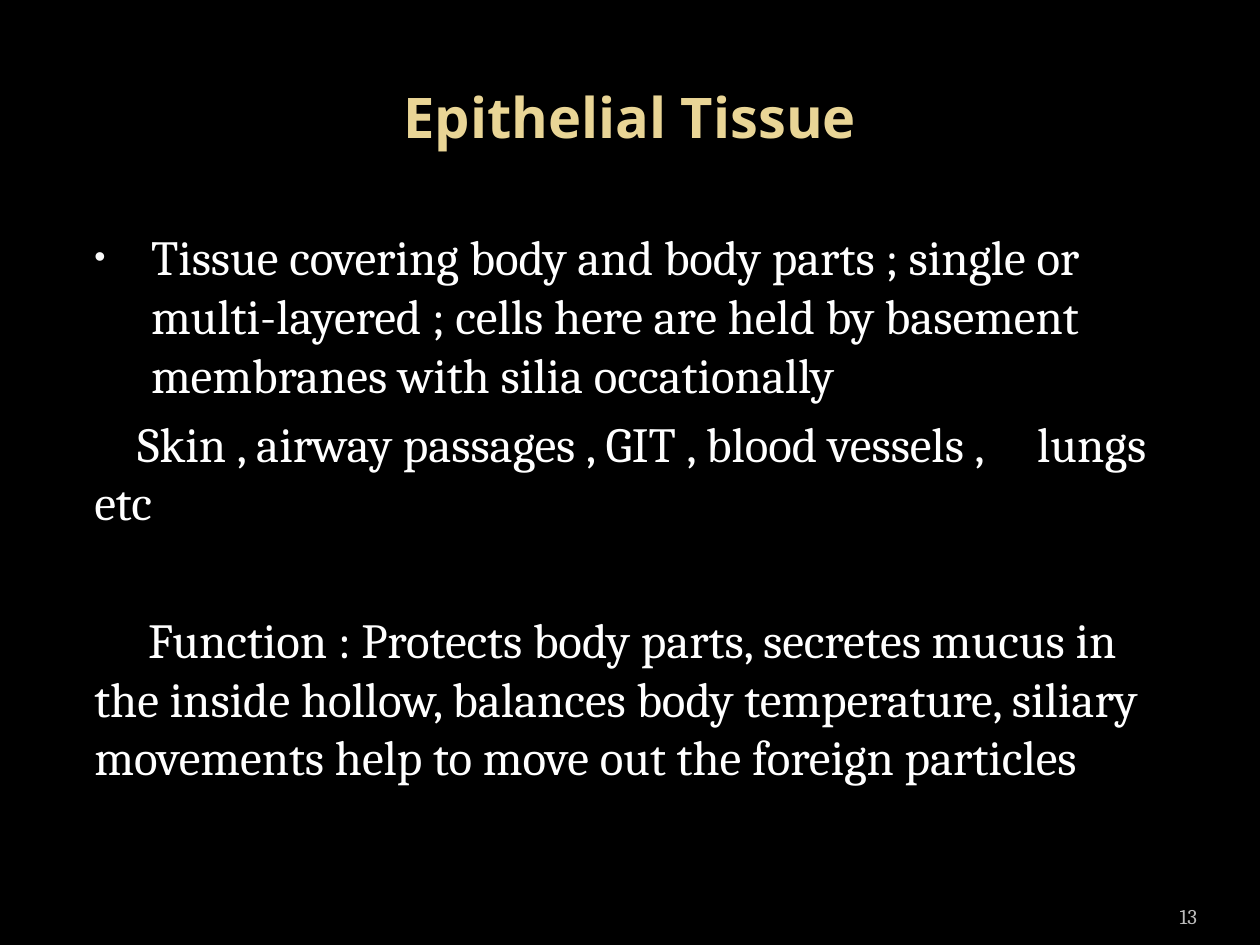
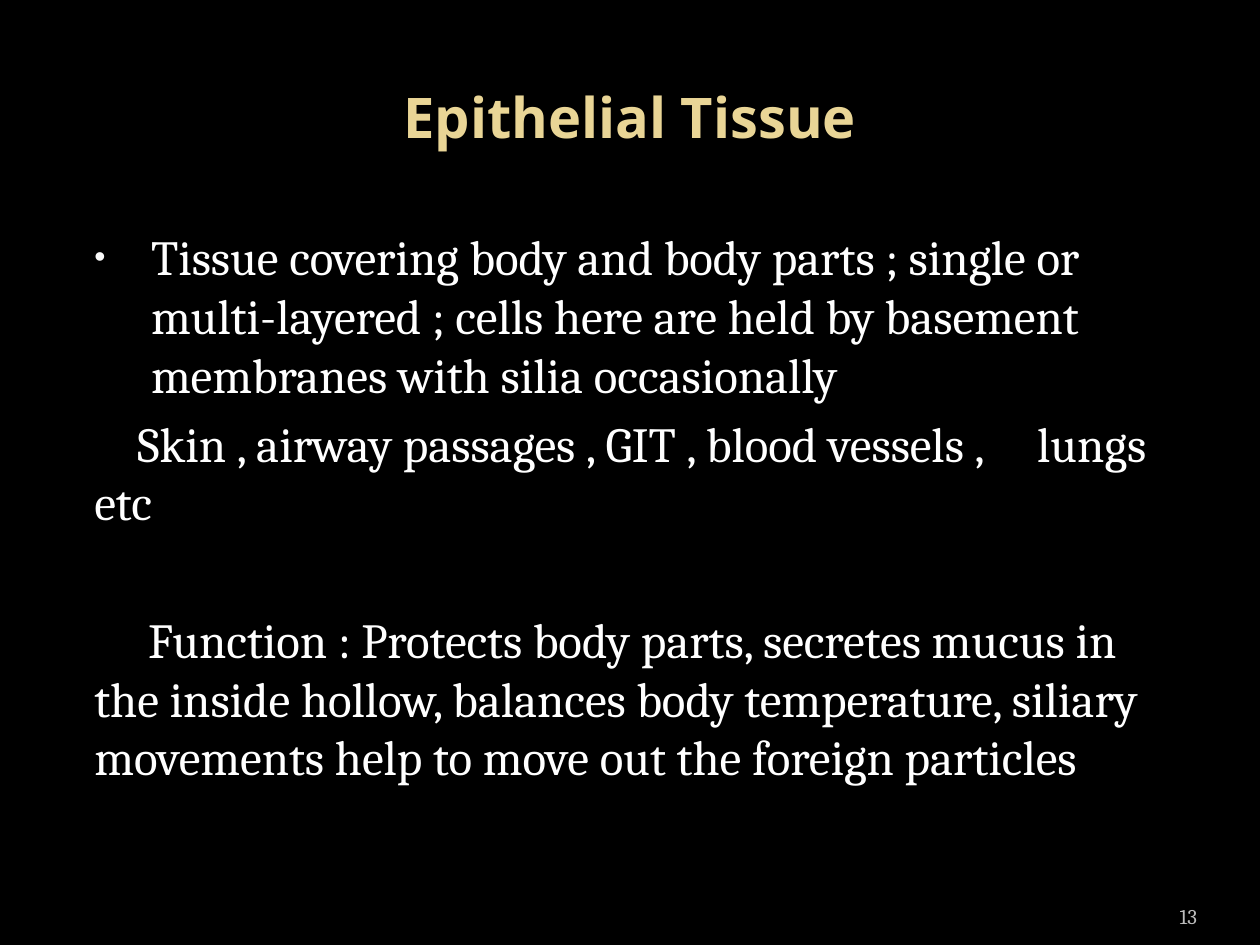
Before and after one commit to mukherr1/tutorials, a slide deck: slide 13 of Presentation1.pptx. Drawn at 1260x945 pixels with LibreOffice and Linux fonts; fonts in the diff are those of the drawing; background and template pictures are left out. Boxes give left, top, right and bottom in pixels: in the first picture for what was removed or moved away, otherwise in the second. Text is boxed around its words. In the diff, an @@ line names an element or a change of style, - is before the commit and + after.

```diff
--- a/Presentation1.pptx
+++ b/Presentation1.pptx
@@ text at [151, 241, 1080, 404]: text changed @@
-• Tissue covering body and body parts ; single or multi-layered ; cells here are held by basement membranes with silia occationally
+• Tissue covering body and body parts ; single or multi-layered ; cells here are held by basement membranes with silia occasionally
```
Also in this commit, not shown: 2 other slides changed.
